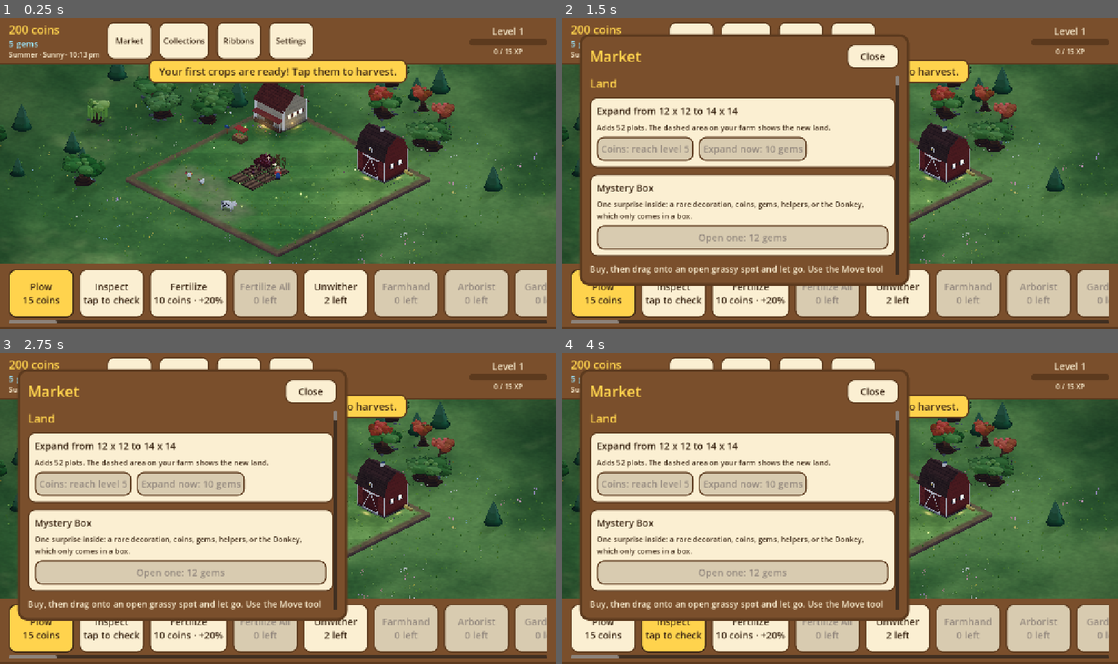
Above: before the commit, frames 1-4 (two rows, left to right).
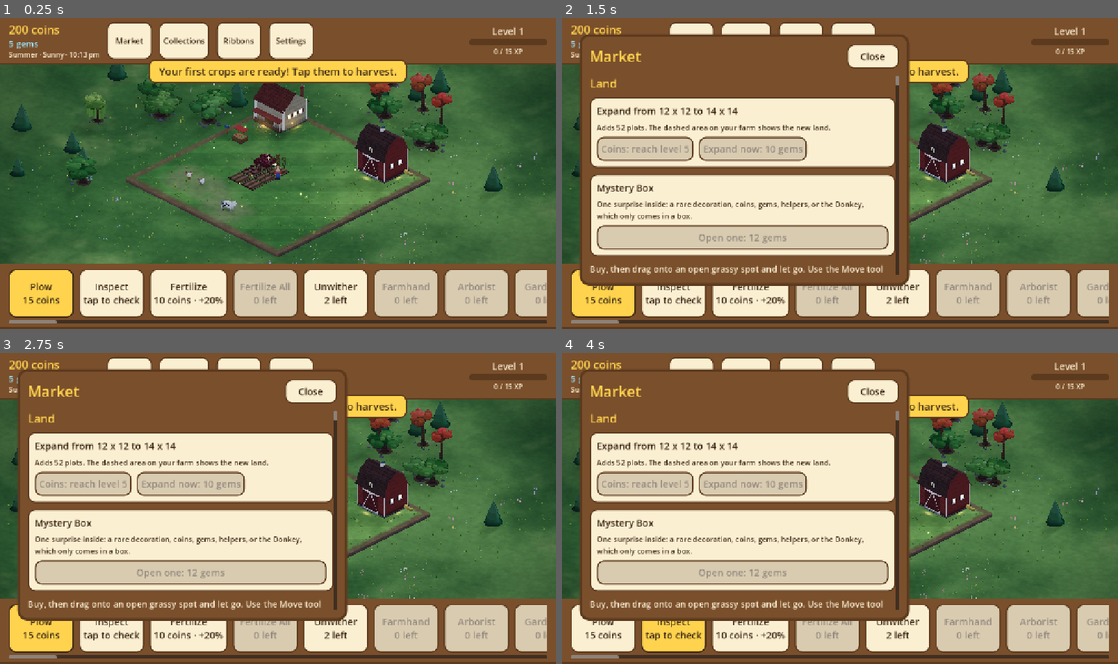
Above: after the commit, the same moments.

Repository: aniket-patra-1998/farm-game
Game: Godot game, scene res://scenes/main.tscn
The game is run twice, just before and just after one commit, with the same random seed, the same clock (stepped at 60 frames per second) and the same inputs.
Inputs:
- Up to frame 1 (0.25 s): no input
- Up to frame 2 (1.5 s): click "Market" at 0.5 s; click "Collections" at 1.25 s
- Up to frame 3 (2.75 s): click "Ribbons" at 2 s
- Up to frame 4 (4 s): click "Plow 15 coins" at 2.75 s; click "Inspect tap to check" at 3.5 s

The runs differ from the first frame. In frame 1, 2.2% of the frame differs, in the area x 0-82%, y 15-56%; in frame 2, 1.2%; in frame 3, 1.2%; in frame 4, 1.2%.

Commit message:
Trees: slimmer, taller trunks, height varies by kind and tree, no stray limb stubs, wider crowns on tall trees; contact sheet sizes trees as the game does
Co-Authored-By: Claude Sonnet 5.5 <noreply@anthropic.com>
Claude-Session: https://claude.ai/code/session_014fNSr1LTa4ZmUtF6K6voar

Diff:
--- a/data/tree_shapes.json
+++ b/data/tree_shapes.json
@@ -1,14 +1,14 @@
 {
-  "_doc": "How each kind of tree grows in 3D (scripts/world3 …(642 unchanged characters)… leafy clumps in it (palms and bananas), masses the big leaf masses of other crow …(453 unchanged characters)…
+  "_doc": "How each kind of tree grows in 3D (scripts/world3 …(642 unchanged characters)… leafy clumps in it (palms and bananas), tall scales a form's height (each tree varies 0.8 to 1.3 of it too), masses the big leaf masses of other crow …(453 unchanged characters)…
   "forms": {
-    "round": {"masses": 4, "reach": 0.55, "flat": 0.8, "trunk_h": 0.42, "trunk_r": 0.06, "crown_r": 0.24, "crown_h": 0.22, "clumps": 7, "leaf": "#4f9a3a"},
-    "oval": {"masses": 6, "mass": 0.56, "reach": 0.4, "flat": 1.0, "trunk_h": 0.36, "trunk_r": 0.055, "crown_r": 0.19, "crown_h": 0.42, "clumps": 8, "leaf": "#4a8f36"},
-    "spreading": {"masses": 5, "reach": 0.72, "flat": 0.6, "trunk_h": 0.3, "trunk_r": 0.075, "crown_r": 0.36, "crown_h": 0.16, "clumps": 10, "leaf": "#5a9a3c"},
-    "dense": {"masses": 8, "reach": 0.4, "mass": 0.64, "flat": 0.9, "trunk_h": 0.22, "trunk_r": 0.05, "crown_r": 0.26, "crown_h": 0.3, "clumps": 12, "leaf": "#2f7a2e", "shine": 0.45},
-    "weeping": {"masses": 4, "reach": 0.55, "flat": 0.75, "trunk_h": 0.4, "trunk_r": 0.07, "crown_r": 0.32, "crown_h": 0.2, "clumps": 7, "leaf": "#8ab84a"},
+    "round": {"tall": 1.0, "masses": 4, "reach": 0.55, "flat": 0.8, "trunk_h": 0.42, "trunk_r": 0.06, "crown_r": 0.24, "crown_h": 0.22, "clumps": 7, "leaf": "#4f9a3a"},
+    "oval": {"tall": 1.15, "masses": 6, "mass": 0.56, "reach": 0.4, "flat": 1.0, "trunk_h": 0.36, "trunk_r": 0.055, "crown_r": 0.25, "crown_h": 0.42, "clumps": 8, "leaf": "#4a8f36"},
+    "spreading": {"tall": 0.85, "masses": 5, "reach": 0.72, "flat": 0.6, "trunk_h": 0.3, "trunk_r": 0.075, "crown_r": 0.36, "crown_h": 0.16, "clumps": 10, "leaf": "#5a9a3c"},
+    "dense": {"tall": 0.9, "masses": 8, "reach": 0.4, "mass": 0.64, "flat": 0.9, "trunk_h": 0.22, "trunk_r": 0.05, "crown_r": 0.26, "crown_h": 0.3, "clumps": 12, "leaf": "#2f7a2e", "shine": 0.45},
+    "weeping": {"tall": 1.15, "masses": 4, "reach": 0.55, "flat": 0.75, "trunk_h": 0.4, "trunk_r": 0.07, "crown_r": 0.32, "crown_h": 0.2, "clumps": 7, "leaf": "#8ab84a"},
     "palm": {"trunk_h": 1.05, "trunk_r": 0.05, "crown_r": 0.42, "crown_h": 0.0, "clumps": 9, "leaf": "#4c9a34"},
     "banana": {"trunk_h": 0.45, "trunk_r": 0.06, "crown_r": 0.38, "crown_h": 0.0, "clumps": 7, "leaf": "#62b04a"},
-    "bushy": {"masses": 7, "reach": 0.42, "mass": 0.56, "flat": 0.9, "trunk_h": 0.16, "trunk_r": 0.03, "crown_r": 0.28, "crown_h": 0.26, "clumps": 11, "leaf": "#4e8c3a"}
+    "bushy": {"tall": 0.85, "masses": 7, "reach": 0.42, "mass": 0.56, "flat": 0.9, "trunk_h": 0.16, "trunk_r": 0.03, "crown_r": 0.24, "crown_h": 0.26, "clumps": 11, "leaf": "#4e8c3a"}
   },
   "families": {
     "apple": {"form": "round", "masses": 4},
@@ -17,7 +17,7 @@
     "orange": {"form": "dense"},
     "mandarin": {"form": "dense", "crown_r": 0.22},
     "grapefruit": {"form": "dense", "crown_r": 0.28, "fruit_size": 1.25},
-    "cherry": {"form": "oval", "blossom": "#f7c6d9", "fruit_size": 0.7, "leaf": "#4d8a3c"},
+    "cherry": {"form": "oval", "tall": 1.3, "blossom": "#f7c6d9", "fruit_size": 0.7, "leaf": "#4d8a3c"},
     "peach": {"form": "round", "leaf": "#5f9e3e", "blossom": "#f6b3c4"},
     "apricot": {"form": "round", "leaf": "#589a3a", "blossom": "#fbe1e8"},
     "plum": {"form": "oval", "leaf": "#5b7a3a"},
@@ -28,12 +28,12 @@
     "avocado": {"form": "oval", "leaf": "#2f5f2a", "fruit_shape": "oval", "shine": 0.3},
     "mango": {"form": "dense", "masses": 9, "reach": 0.5, "flat": 0.7, "leaf": "#2e6a2c", "crown_r": 0.32, "crown_h": 0.36, "trunk_h": 0.3, "fruit_shape": "oval"},
     "pomegranate": {"form": "bushy", "leaf": "#3f7f2e", "blossom": "#e2452f"},
-    "olive": {"form": "spreading", "leaf": "#8a9c6a", "fruit_shape": "small", "trunk_r": 0.09},
+    "olive": {"form": "spreading", "tall": 0.7, "leaf": "#8a9c6a", "fruit_shape": "small", "trunk_r": 0.09},
     "guava": {"form": "round", "leaf": "#6a9a40"},
     "persimmon": {"form": "oval", "leaf": "#5a8a30"},
     "starfruit": {"form": "spreading", "leaf": "#4a8a38", "fruit_shape": "oval"},
     "passion_fruit": {"form": "bushy", "leaf": "#3a7a30", "blossom": "#b48ae0"},
-    "jackfruit": {"form": "oval", "leaf": "#2f6a2a", "fruit_shape": "big", "trunk_r": 0.08},
+    "jackfruit": {"form": "oval", "tall": 1.25, "leaf": "#2f6a2a", "fruit_shape": "big", "trunk_r": 0.08},
     "asian_pear": {"form": "oval", "blossom": "#ffffff", "leaf": "#5a9a40"},
     "tamarind": {"form": "spreading", "leaf": "#6a9a3a", "fruit_shape": "long"},
     "almond": {"form": "round", "blossom": "#fbe9ef", "fruit_shape": "small", "leaf": "#6aa04a"},
@@ -41,10 +41,10 @@
     "cashew": {"form": "spreading", "leaf": "#4a8a3a"},
     "chestnut": {"form": "round", "leaf": "#3f7a2e", "fruit_shape": "small", "crown_r": 0.3},
     "hazelnut": {"form": "bushy", "leaf": "#5a8f3a", "fruit_shape": "small"},
-    "pecan": {"form": "oval", "leaf": "#4a8a34", "fruit_shape": "small", "trunk_h": 0.48},
+    "pecan": {"form": "oval", "tall": 1.3, "leaf": "#4a8a34", "fruit_shape": "small", "trunk_h": 0.48},
     "pistachio": {"form": "bushy", "leaf": "#7a9a54", "fruit_shape": "small"},
     "oak_tree": {"form": "spreading", "masses": 6, "reach": 0.78, "flat": 0.55, "leaf": "#4a8a34", "crown_r": 0.4, "crown_h": 0.24, "trunk_r": 0.09},
-    "maple_tree": {"form": "round", "leaf": "#d8622a", "crown_r": 0.28},
+    "maple_tree": {"form": "round", "tall": 1.3, "leaf": "#d8622a", "crown_r": 0.28},
     "willow_tree": {"form": "weeping"},
     "willow": {"form": "weeping"}
   }
--- a/scripts/world3d/tree_model.gd
+++ b/scripts/world3d/tree_model.gd
@@ -21,7 +21,10 @@
 const FRUIT_OUT := 0.92     # how far out through a leafy clump fruit hangs (1: on its surface)
 const FRUIT_GROWING := 3
 const FLOWERS: Array[Color] = [Color("#f6e04a"), Color("#f7f2e8"), Color("#e98bb0"), Color("#9b7be0")]
-const TRUNK_BULK := 1.4     # trunks are drawn chunkier than the data says: a tree should look rooted
+const TRUNK_BULK := 0.85    # trunks are drawn a little slimmer than the data says
+const TRUNK_TALL := 1.15    # and longer: a trunk shows under the crown, the tree stands on it
+const TALL_MIN := 0.85      # each tree is its own height, this much of its kind's..
+const TALL_MAX := 1.2       # ..to this much
 const MIN_LEAF_SATURATION := 0.5   # no tree washes out to pale grey-green
 const TILE_FILL := 1.65     # a tree at `size` 1 fills about four fifths of a tile (FarmVille's were full)
 
@@ -60,6 +63,11 @@
 	var sh := shape_of(it)
 	var rng := RandomNumberGenerator.new()
 	rng.seed = seed_value * 7919 + hash(str(it.get("id", "")))
+	# Its height: its kind's (oaks low and broad, cherries tall), and this tree's own within that.
+	var tall := float(sh.get("tall", 1.0)) * rng.randf_range(TALL_MIN, TALL_MAX)
+	var upright := str(sh["form"]) not in ["palm", "banana"]
+	sh["trunk_h"] = float(sh["trunk_h"]) * tall * (TRUNK_TALL if upright else 1.0)
+	sh["crown_h"] = float(sh["crown_h"]) * tall
 	# This tree's own variation: a little taller or shorter, leaning a little, turned its own way.
 	var k := size * TILE_FILL * rng.randf_range(0.9, 1.1)
 	root.rotation.y = rng.randf() * TAU
@@ -139,14 +147,6 @@
 			ModelKit.paint(BARK.darkened(0.1)), Vector3(1.5, 0.5, 1.0))
 		rt.rotation.y = -ra
 	var top := Vector3(lean.x * h, h, lean.z * h)
-	# Limbs into the crown: one for a small tree, three spreading ones for a wide one.
-	var limbs := 3 if str(sh["form"]) == "spreading" else 2
-	var rng: RandomNumberGenerator = t["rng"]
-	for i in limbs:
-		var a := TAU * i / limbs + rng.randf() * 0.8
-		var limb := ModelKit.cylinder(root, Vector3.ZERO, r * 0.5, h * 0.55, ModelKit.paint(BARK), r * 0.25, 6)
-		limb.position = top * 0.7 + Vector3(cos(a), 0, sin(a)) * r * 0.5 + Vector3(0, h * 0.2, 0)
-		limb.rotation = Vector3(sin(a) * 0.7, 0, -cos(a) * 0.7)
 	return top + Vector3(0, float(sh["crown_h"]) * k * 0.6, 0)
 
 
--- a/tools/contact_sheet.gd
+++ b/tools/contact_sheet.gd
@@ -105,7 +105,7 @@
 			return wrap
 		"tree":
 			var t := Node3D.new()
-			TreeModel.build_at(t, Vector3(fp.x / 2.0, 0, fp.y / 2.0), it, 1.0, true, 7)
+			TreeModel.build_at(t, Vector3(fp.x / 2.0, 0, fp.y / 2.0), it, ScaleGuide.factor(id), true, 7 + hash(id) % 50)
 			return ModelKit.bake(t)
 		"vehicle":
 			return VehicleModel.build(it, false)
